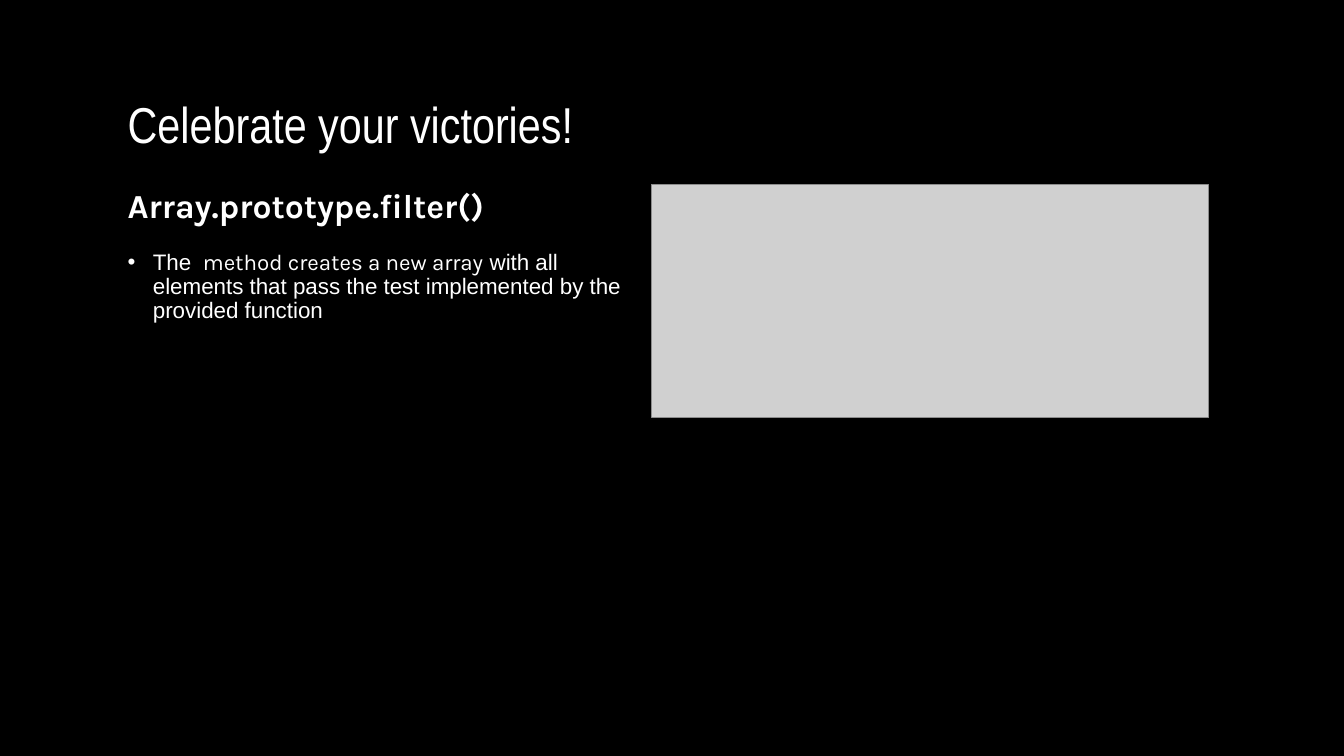
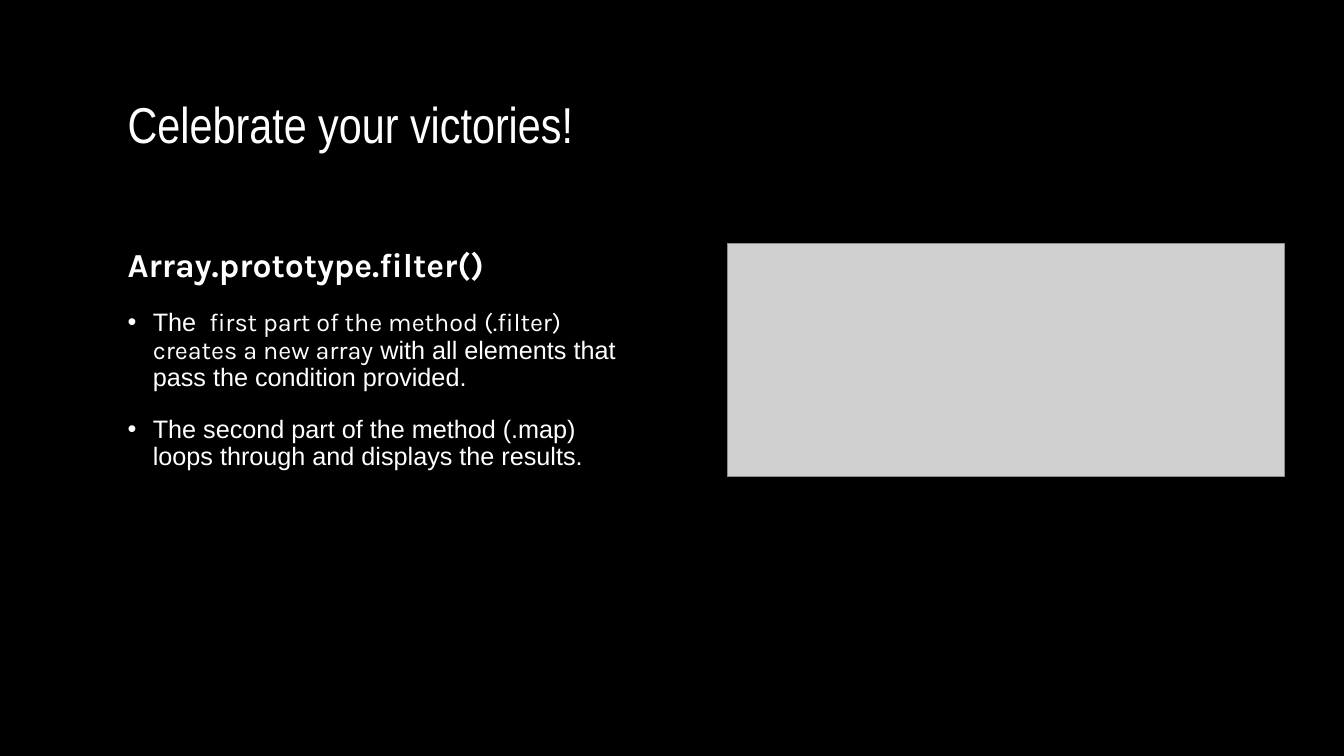
Before and after one commit to bcGoesTurbo/Sideline-Coach, a slide deck: slide 5 of Sideline Coach.pptx. Drawn at 1344x756 pixels with LibreOffice and Linux fonts; fonts in the diff are those of the drawing; grey boxes stand for pictures; background and template pictures are left out. Boxes give left, top, right and bottom in pixels: in the first picture for what was removed or moved away, otherwise in the second. Text is boxed around its words. In the diff, an @@ line names an element or a change of style, - is before the commit and + after.

Commit message:
make it better

```diff
--- a/Sideline Coach.pptx
+++ b/Sideline Coach.pptx
@@ text "Array.prototype.filter()": place and size @@
-text "Array.prototype.filter()" at [128, 193, 621, 323]
+text "Array.prototype.filter()" at [128, 252, 616, 471]
@@ picture: place and size @@
-picture at [652, 185, 1209, 417]
+picture at [728, 244, 1285, 477]
@@ text at [153, 312, 616, 471]: text changed; size 16 to 18 pt @@
-• The method creates a new array with all elements that pass the test implemented by the provided function
+• The first part of the method (.filter) creates a new array with all elements that pass the condition provided.
+• The second part of the method (.map) loops through and displays the results.
```
Also in this commit, not shown: 2 other slides changed, 1 slide added, 5 slides removed.
